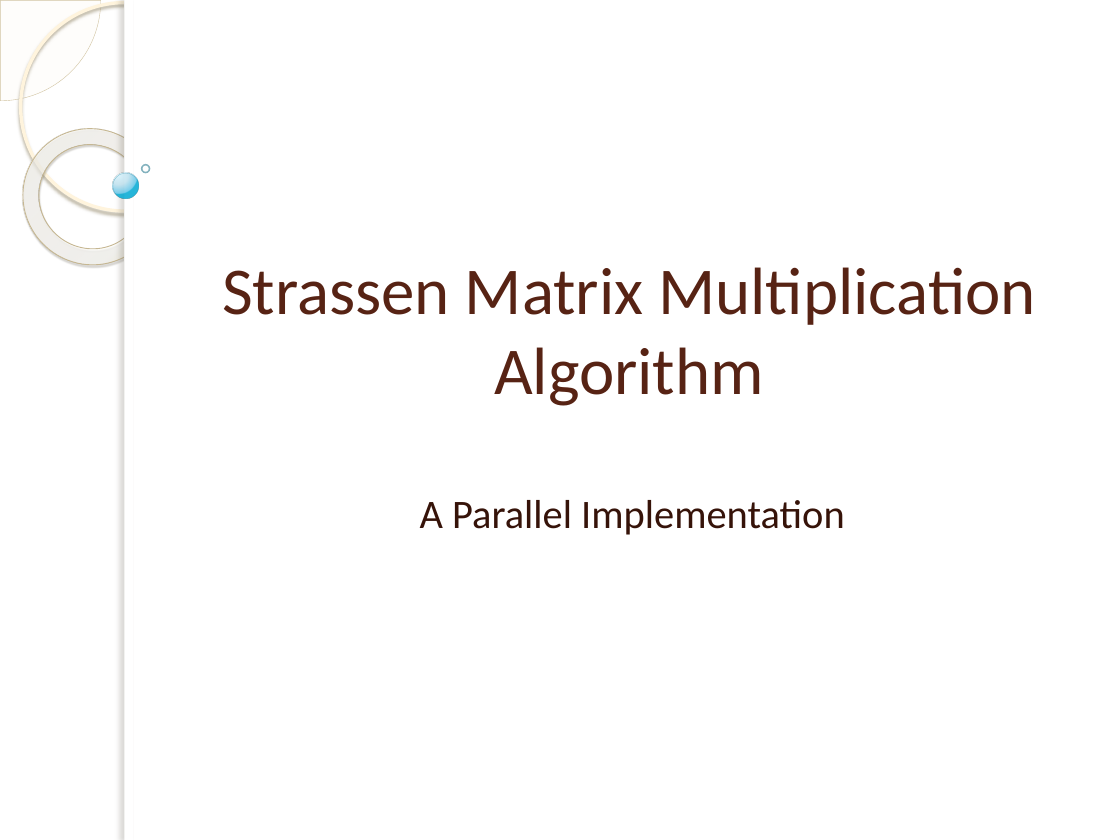
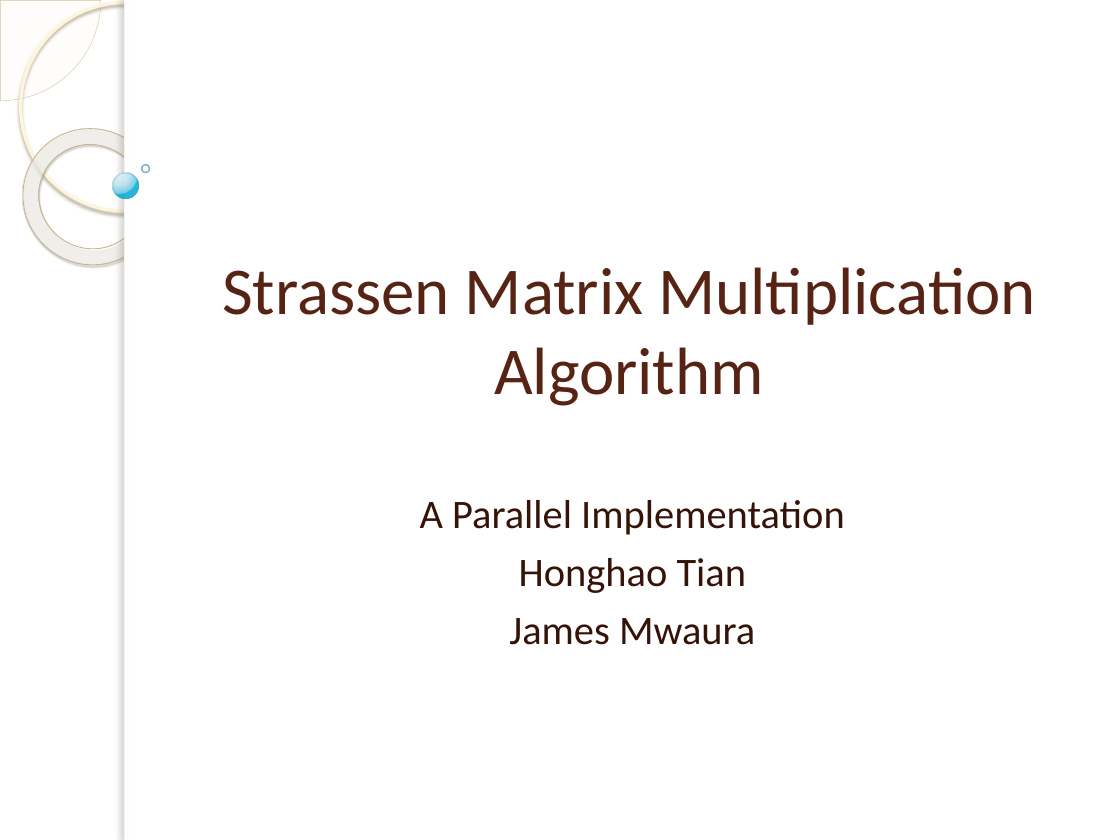
Before and after one commit to pruthvishetty/strassen, a slide deck: slide 1 of Strassen Multiplication Algorithm.pptx. Drawn at 1120x840 pixels with LibreOffice and Linux fonts; fonts in the diff are those of the drawing; background and template pictures are left out. Boxes give left, top, right and bottom in pixels: in the first picture for what was removed or moved away, otherwise in the second. Text is boxed around its words. In the diff, an @@ line names an element or a change of style, - is before the commit and + after.

```diff
--- a/Strassen Multiplication Algorithm.pptx
+++ b/Strassen Multiplication Algorithm.pptx
@@ subtitle at <box>509,558,755,645</box>: paragraphs added @@
+Honghao Tian
+James Mwaura
```
Also in this commit, not shown: 3 other slides changed.
